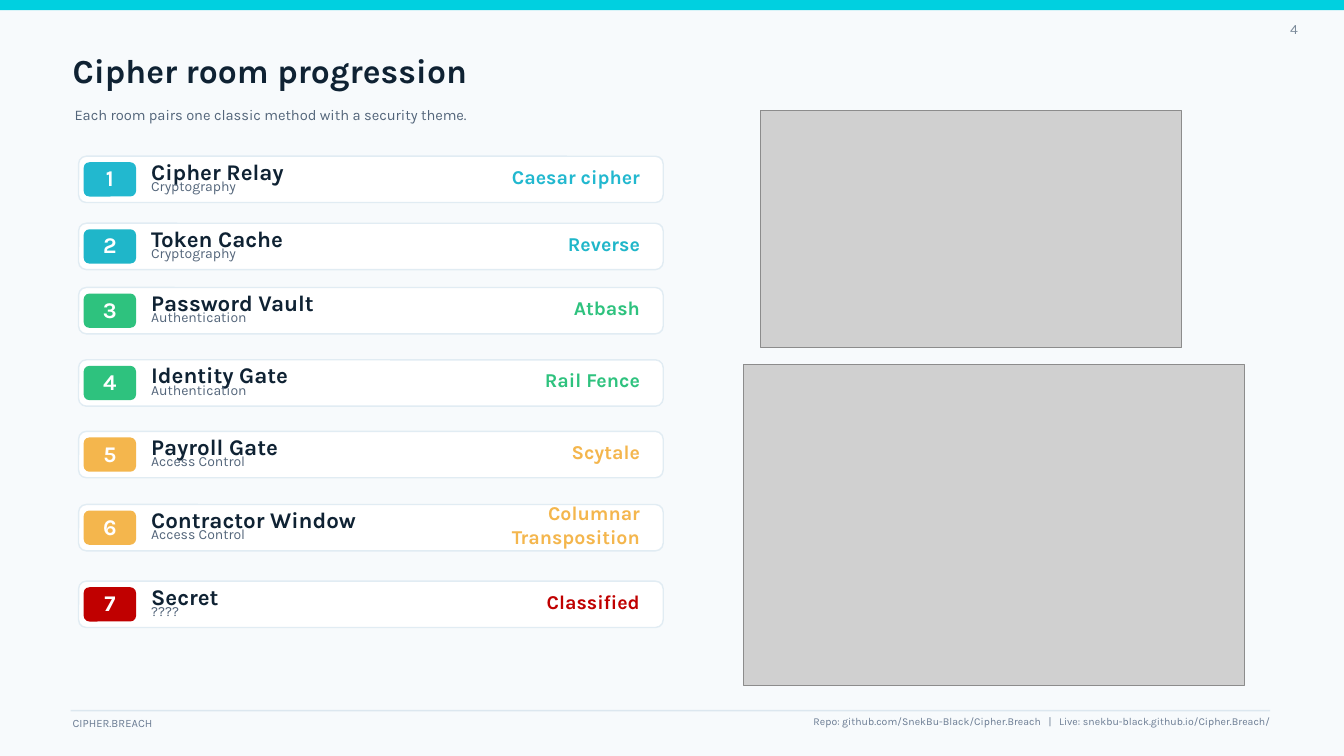
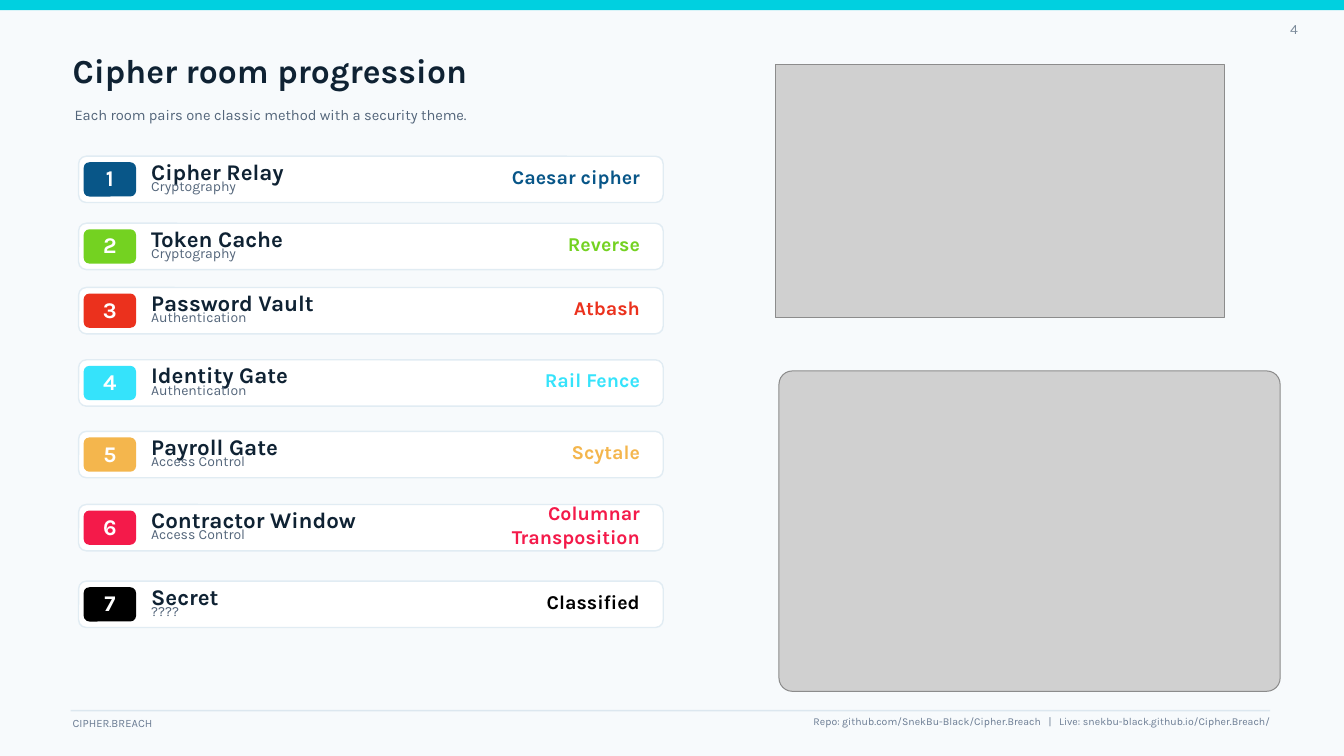
Before and after one commit to SnekBu-Black/Cipher.Breach, a slide deck: slide 4 of Cipher_Breach_Presentation.pptx. Drawn at 1344x756 pixels with LibreOffice and Linux fonts; fonts in the diff are those of the drawing; grey boxes stand for pictures. Boxes give left, top, right and bottom in pixels: in the first picture for what was removed or moved away, otherwise in the second. Text is boxed around its words. In the diff, an @@ line names an element or a change of style, - is before the commit and + after.

```diff
--- a/Cipher_Breach_Presentation.pptx
+++ b/Cipher_Breach_Presentation.pptx
@@ picture: place and size @@
-picture at box(761, 111, 1183, 348)
+picture at box(775, 65, 1224, 318)
@@ rounded rectangle at box(84, 162, 136, 197): fill #22B8CF to #085688 @@
@@ text "Caesar cipher" at box(512, 170, 640, 189): text colour #22B8CF to #085688 @@
@@ rounded rectangle at box(84, 229, 136, 263): fill #1FB6C9 to #74D221 @@
@@ text "Reverse" at box(568, 238, 640, 252): text colour #1FB6C9 to #74D221 @@
@@ rounded rectangle at box(84, 293, 136, 328): fill #2EC27E to #EB311D @@
@@ text "Atbash" at box(574, 301, 640, 316): text colour #2EC27E to #EB311D @@
@@ rounded rectangle at box(84, 366, 136, 400): fill #2EC27E to #35E3FB @@
@@ text "Rail Fence" at box(545, 373, 640, 388): text colour #2EC27E to #35E3FB @@
@@ picture: place and size @@
-picture at box(744, 365, 1245, 686)
+picture at box(779, 371, 1280, 692)
@@ text "Columnar Transposition" at box(512, 506, 640, 549): text colour #F4B64D to #F41A4A @@
@@ rounded rectangle at box(84, 511, 136, 545): fill #F4B64D to #F41A4A @@
@@ rounded rectangle at box(84, 588, 136, 622): fill #C00000 to #000000 @@
@@ text "Classified" at box(547, 595, 640, 610): text colour #C00000 to #000000 @@
```
Also in this commit, not shown: 5 other slides changed.
